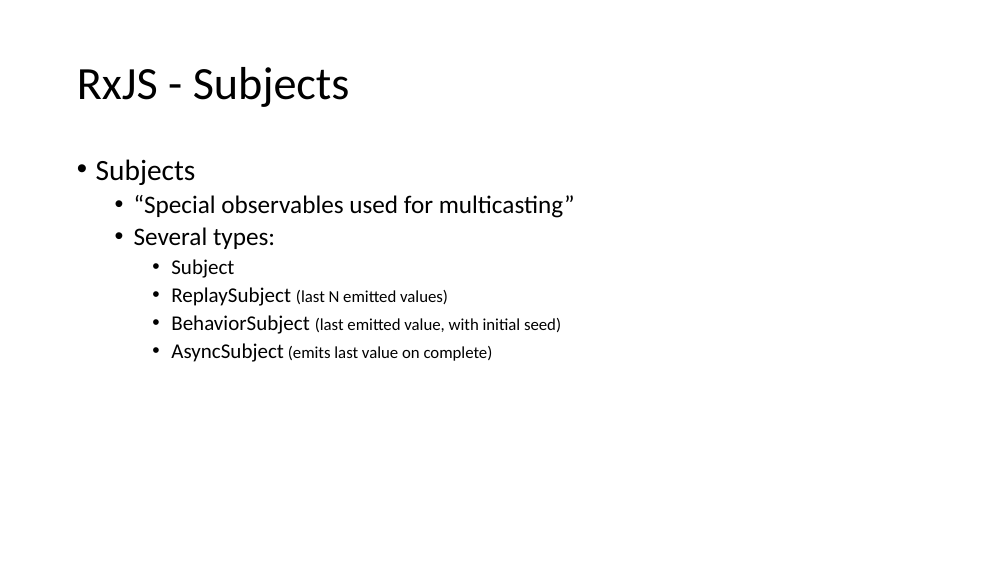
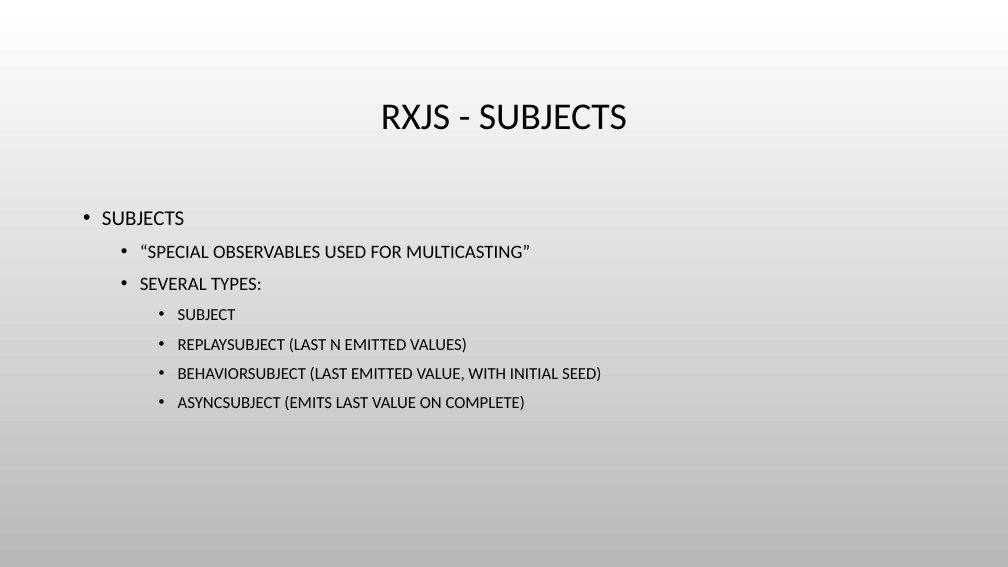
Before and after one commit to bertleemput/reactive-demo, a slide deck: slide 10 of Reactive Programming.pptx (slide 9 before the commit). Drawn at 1008x567 pixels with LibreOffice and Linux fonts; fonts in the diff are those of the drawing; background and template pictures are left out. Boxes give left, top, right and bottom in pixels: in the first picture for what was removed or moved away, otherwise in the second. Text is boxed around its words. In the diff, an @@ line names an element or a change of style, - is before the commit and + after.

```diff
--- a/Reactive Programming.pptx
+++ b/Reactive Programming.pptx
@@ background #FFFFFF to picture (left out) @@
@@ title at <box>381,104,627,130</box>: text changed; size 44 to 36 pt @@
-RxJS - Subjects
+RXJS - SUBJECTS
@@ text at <box>102,211,601,410</box>: text changed @@
-• Subjects
-  • “Special observables used for multicasting”
-  • Several types:
-    • Subject
-    • ReplaySubject (last N emitted values)
-    • BehaviorSubject (last emitted value, with initial seed)
-    • AsyncSubject (emits last value on complete)
+• SUBJECTS
+  • “SPECIAL OBSERVABLES USED FOR MULTICASTING”
+  • SEVERAL TYPES:
+    • SUBJECT
+    • REPLAYSUBJECT (LAST N EMITTED VALUES)
+    • BEHAVIORSUBJECT (LAST EMITTED VALUE, WITH INITIAL SEED)
+    • ASYNCSUBJECT (EMITS LAST VALUE ON COMPLETE)
```
Also in this commit, not shown: 12 other slides changed, 4 slides added.
